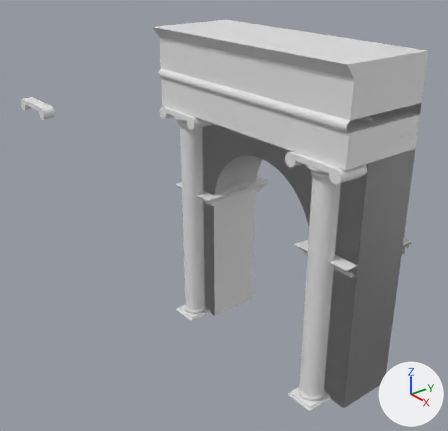
A saved change to the Blender file Colloseum.blend.
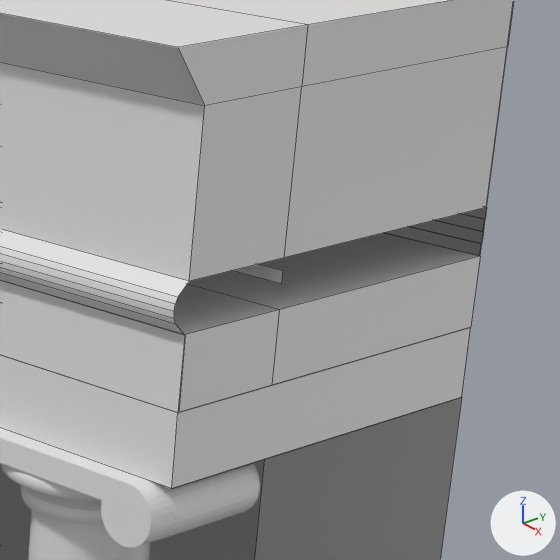
Each version is shown whole from a 50 mm lens placed at (4.34, -4.19, 2.91), pointed at (-0.41, -0.44, 0.2), then close up on the part from 68% to 98% of the width and 12% to 44% of the height. The axes (+X, +Y, +Z) are drawn at lower right. The lights are the same throughout. The close-ups show mesh edges as thin lines.
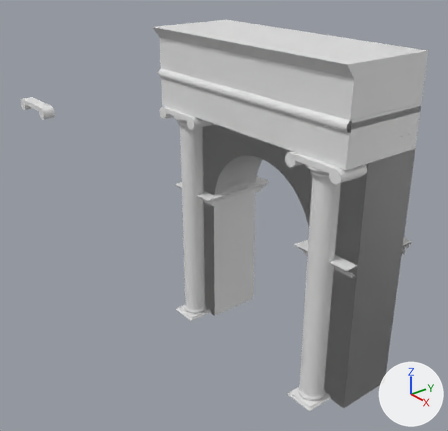
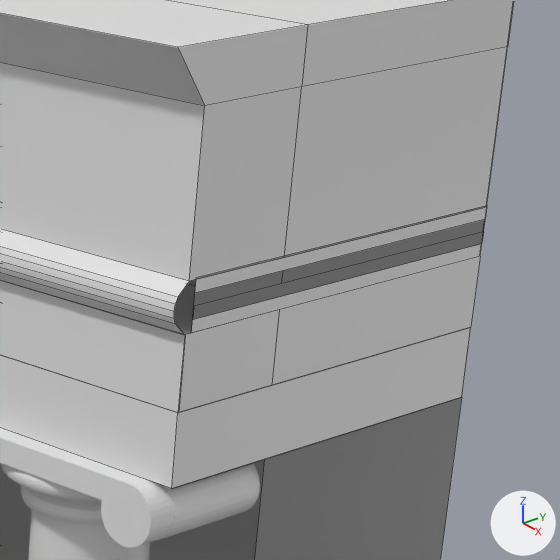
Where the change shows, as pixel boxes [x1, y1, x2, y2] in the close-ups (560 x 560 px):
```json
{"part": 1, "of": "me_cube", "change": "added", "after": [191, 207, 487, 333]}
```

Edits to the scene script, one JSON object a line:
```json
{"block": "me_cube", "where": "# used by ob_cube; location = (0.0, 0.0, 0.002); scale = (1.32, 0.314, 1.29)"}
{"op": "remove", "block": "me_cube", "code": "me_cube.from_pydata(...)  # 225 vertices, 152 faces, 42 loose edges; spans x -1.0..1.0, y -2.11..1.0, z -1.0..1.6"}
{"op": "add", "block": "me_cube", "code": "me_cube.from_pydata(...)  # 249 vertices, 161 faces, 52 loose edges; spans x -1.0..1.0, y -2.11..1.0, z -1.0..1.6"}
{"block": "me_cube", "change": "me_cube part 1"}
{"block": "me_cube", "change": "19 vertices are added at x 1.0, y -1.96..1.0, z 1.18..1.27"}
{"block": "me_cube", "change": "5 new vertices lie (0.0, -2.79, 0.0) away from vertices in x 1.0, y 1.0, z 1.18..1.26"}
{"block": "me_cube", "change": "10 loose edges are added"}
{"block": "me_cube", "change": "9 new faces join them"}
```
